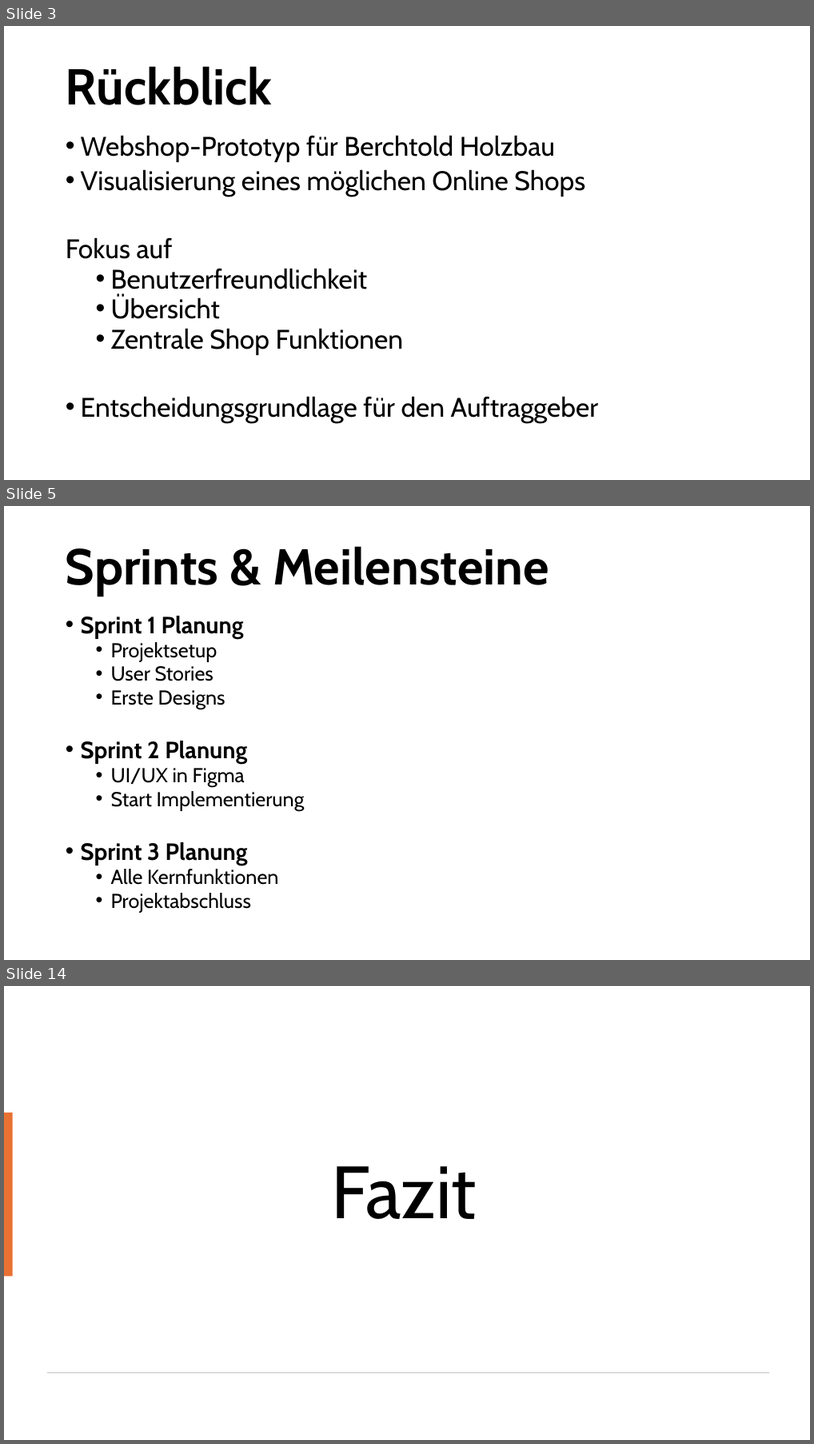
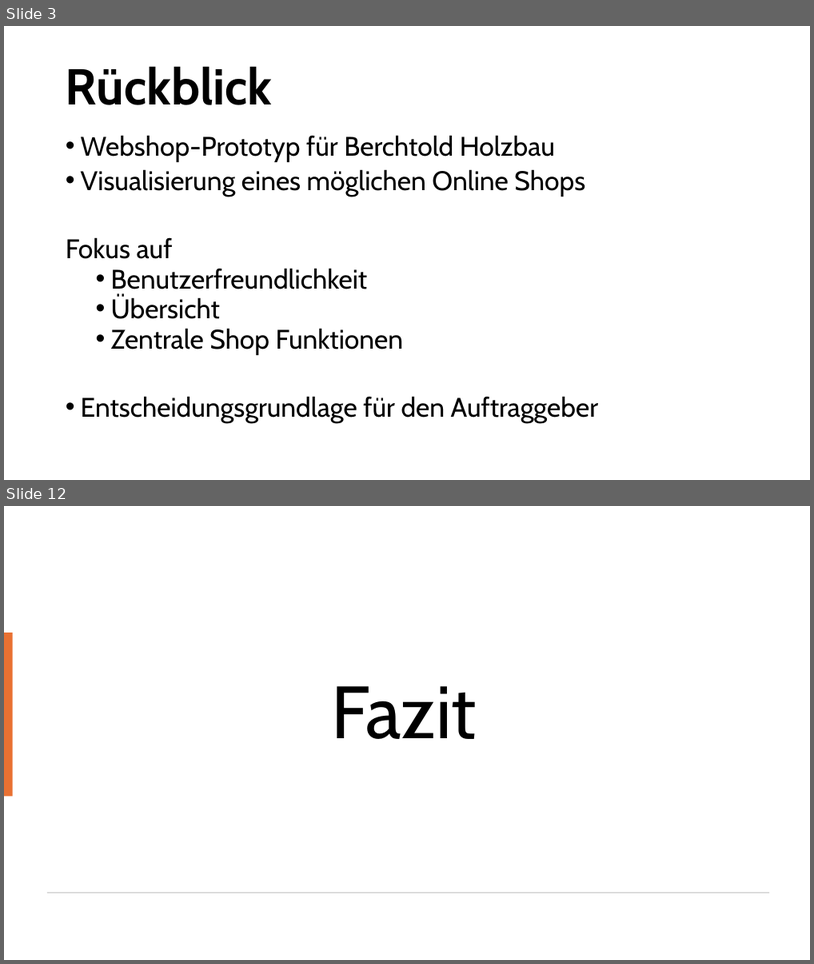
Before and after one commit to HalbmayrJulian/JHLB-BerchtoldHolzbauplanWebshop, a slide deck: Webshop_Berchtold/Endpräsentation_Webshop.pptx. Shown one above the other, each under a label of ours: slides 3, 5 and 14 before the commit, slides 3 and 12 after it; the slides between them are not shown. The pictures are 814x1444 and 814x964 pixels, drawn with LibreOffice and Linux fonts; fonts in the diff are those of the drawing. Boxes give left, top, right and bottom in pixels: in the first picture for what was removed or moved away, otherwise in the second. Text is boxed around its words. In the diff, an @@ line names an element or a change of style, - is before the commit and + after.

```diff
--- a/Webshop_Berchtold/Endpräsentation_Webshop.pptx
+++ b/Webshop_Berchtold/Endpräsentation_Webshop.pptx
@@ slide 5 removed at (4,506,810,960), background #FFFFFF @@
@@ title removed at (66,546,550,596) @@
-Sprints & Meilensteine
@@ text removed at (81,616,305,912) @@
-• Sprint 1 Planung
-  • Projektsetup
-  • User Stories
-  • Erste Designs
-• Sprint 2 Planung
-  • UI/UX in Figma
-  • Start Implementierung
-• Sprint 3 Planung
-  • Alle Kernfunktionen
-  • Projektabschluss
@@ what was slide 14 is now slide 12 @@
```
Also in this commit, not shown: 2 slides changed, 6 slides added, 7 other slides removed.
